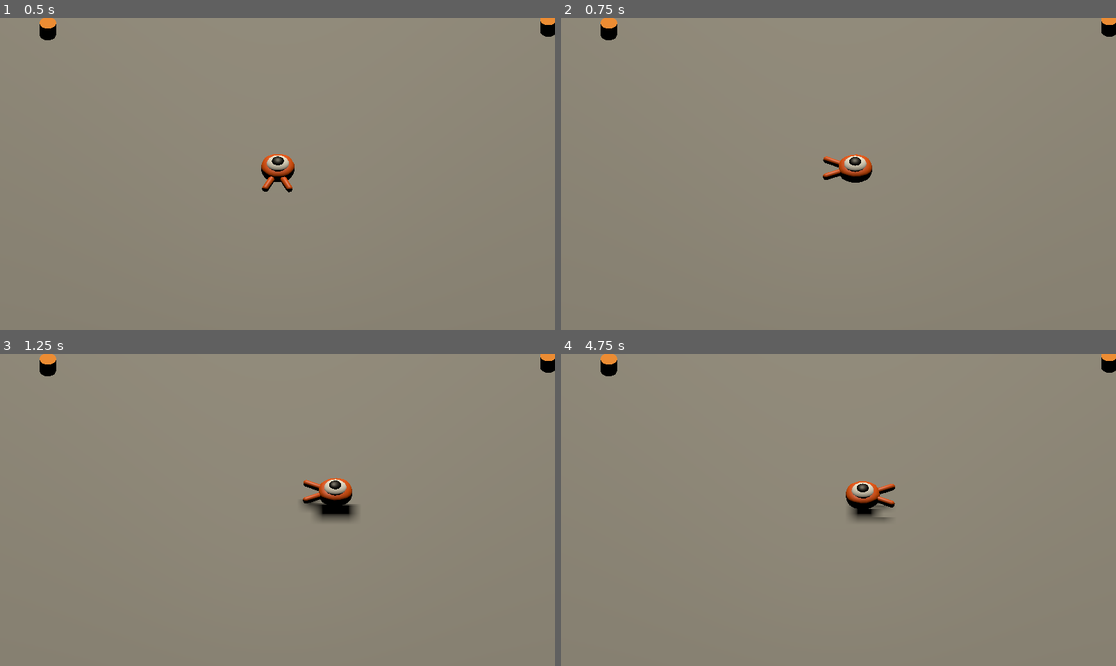
Above: before the commit, frames 1-4 (two rows, left to right).
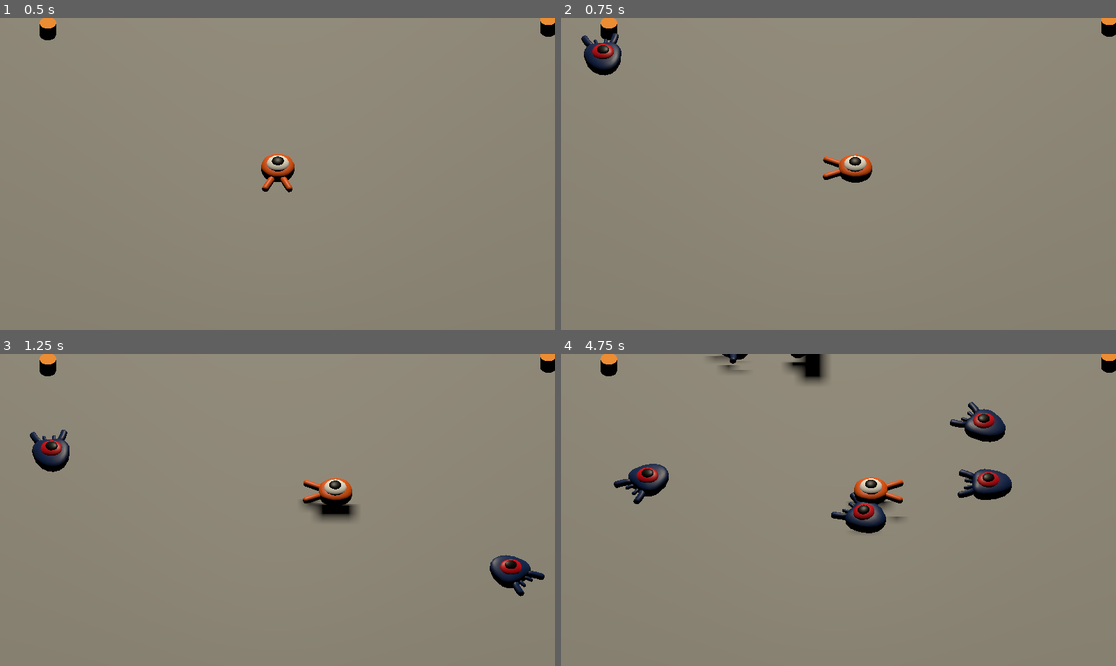
Above: after the commit, the same moments.

Repository: o4ugDF54PlqU/DalSegno-Godot
Game: Godot game, scene res://scenes/node_3d.tscn
The game is run twice, just before and just after one commit, with the same random seed, the same clock (stepped at 60 frames per second) and the same inputs.
Inputs:
- Up to frame 1 (0.5 s): no input
- Up to frame 2 (0.75 s): tap Enter at 0.5 s; hold Right (move_right) from 0.53 s (still down)
- Up to frame 3 (1.25 s): keep holding Right (move_right); tap Space (jump) at 0.77 s
- Up to frame 4 (4.75 s): release Right (move_right) at 1.28 s; hold Down (move_back) 1.28-2.03 s; tap Space (jump) at 1.52, 3.02, 3.77, 4.52 s; hold Right (move_right) 2.03-2.78 s; hold Up (move_forward) 2.78-3.53 s; hold Left (move_left) from 3.53 s (still down)

Frame 1 is identical in both runs. In frame 2, 0.7% of the frame differs, in the area x 3-11%, y 4-19%; in frame 3, 1.4%; in frame 4, 4.1%, in the area x 9-82%, y 0-58%.
Error before the commit: Cannot call method 'instantiate' on a null value. (res://scripts/main.gd:17)

Commit message:
Update node_3d.tscn

Diff:
--- a/scenes/node_3d.tscn
+++ b/scenes/node_3d.tscn
@@ -2,7 +2,7 @@
 
 [ext_resource type="PackedScene" uid="uid://db42v5dos65p5" path="res://scenes/player.tscn" id="1_7s84q"]
 [ext_resource type="Script" path="res://scripts/main.gd" id="1_b563d"]
-[ext_resource type="PackedScene" uid="uid://dt8rs0ueu62jg" path="res://scenes/hanna.tscn" id="2_c2fla"]
+[ext_resource type="PackedScene" uid="uid://cumcvd30qa27j" path="res://scenes/npc.tscn" id="2_uiiqy"]
 
 [sub_resource type="BoxShape3D" id="BoxShape3D_o3pf4"]
 size = Vector3(60, 2, 60)
@@ -25,7 +25,7 @@
 
 [node name="Node3D" type="Node3D"]
 script = ExtResource("1_b563d")
-npc_scene = ExtResource("2_c2fla")
+npc_scene = ExtResource("2_uiiqy")
 
 [node name="Ground" type="StaticBody3D" parent="."]
 transform = Transform3D(1, 0, 0, 0, 1, 0, 0, 0, 1, 0, -1, 0)
